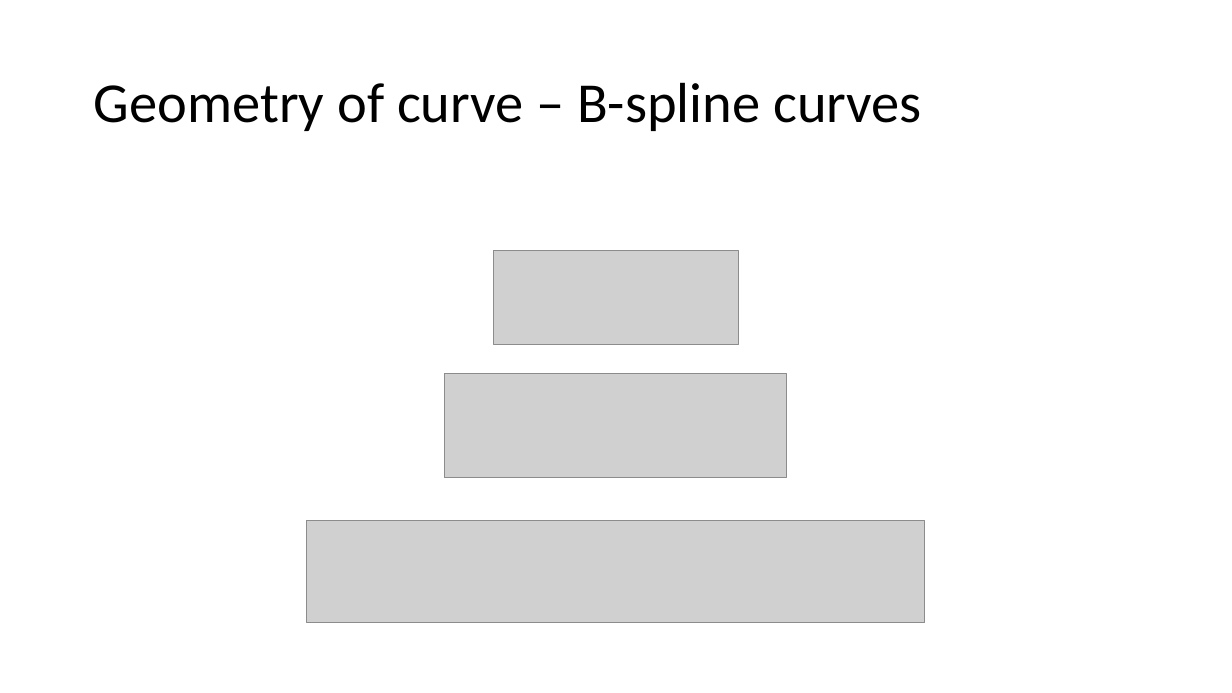
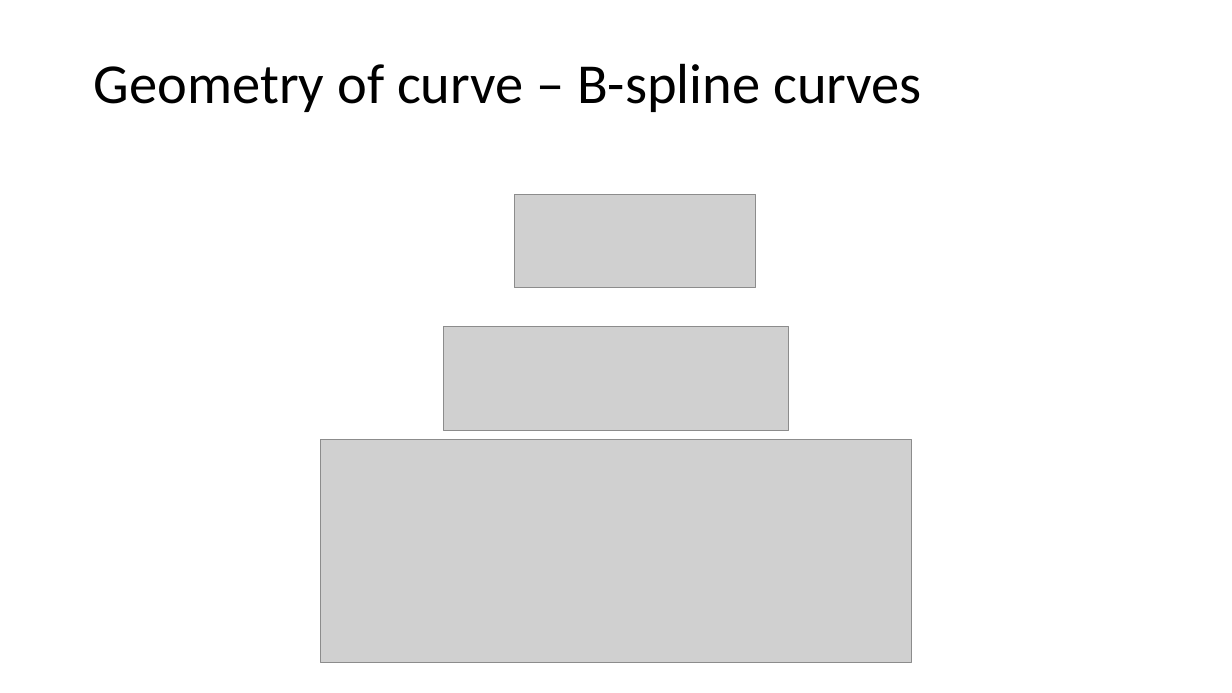
Before and after one commit to Jinny-Ching/cad_cam_course, a slide deck: slide 46 of CAD_CAM.pptx (slide 45 before the commit). Drawn at 1232x693 pixels with LibreOffice and Linux fonts; fonts in the diff are those of the drawing; grey boxes stand for pictures. Boxes give left, top, right and bottom in pixels: in the first picture for what was removed or moved away, otherwise in the second. Text is boxed around its words. In the diff, an @@ line names an element or a change of style, - is before the commit and + after.

```diff
--- a/CAD_CAM.pptx
+++ b/CAD_CAM.pptx
@@ title "Geometry of curve – B-spline ...": place and size @@
-title "Geometry of curve – B-spline ..." at (94,82,922,131)
+title "Geometry of curve – B-spline ..." at (94,63,922,112)
@@ picture: place and size @@
-picture at (494,250,738,344)
+picture at (514,194,755,287)
@@ picture: place and size @@
-picture at (445,373,787,478)
+picture at (444,326,789,431)
@@ picture: place and size @@
-picture at (306,520,924,623)
+picture at (321,439,912,662)
```
Also in this commit, not shown: 3 other slides changed, 2 slides added, 1 slide removed.
